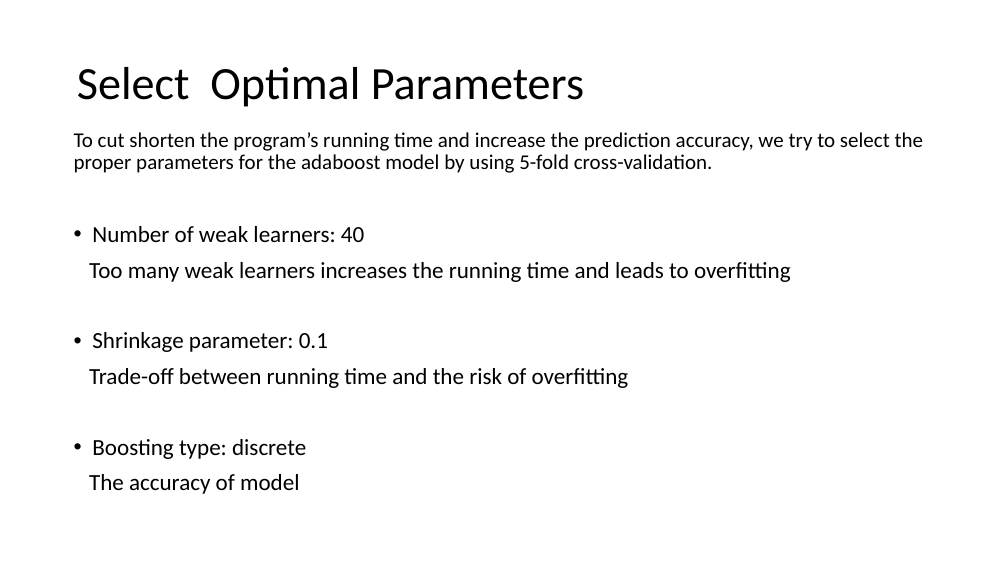
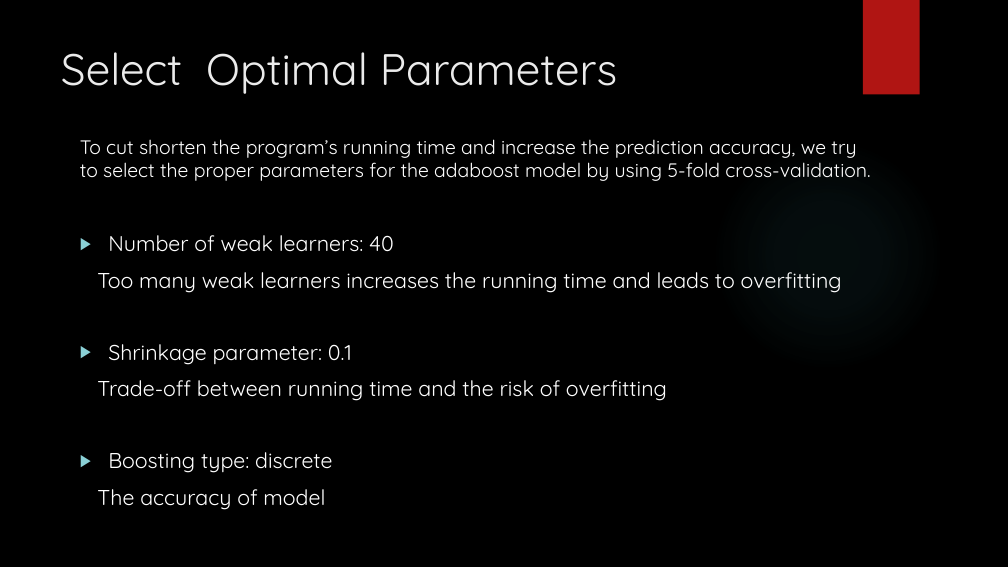
Before and after one commit to TZstatsADS/Spr2016-Proj3-Grp5, a slide deck: slide 11 of doc/presentation.pptx. Drawn at 1008x567 pixels with LibreOffice and Linux fonts; fonts in the diff are those of the drawing; background and template pictures are left out. Boxes give left, top, right and bottom in pixels: in the first picture for what was removed or moved away, otherwise in the second. Text is boxed around its words. In the diff, an @@ line names an element or a change of style, - is before the commit and + after.

```diff
--- a/doc/presentation.pptx
+++ b/doc/presentation.pptx
@@ background #FFFFFF to picture (left out) @@
@@ rectangle added at (863,0,920,95), fill #B01513 @@
@@ title "Select Optimal Parameters": place and size @@
-title "Select Optimal Parameters" at (77,67,584,107)
+title "Select Optimal Parameters" at (61,52,617,94)
@@ title "Select Optimal Parameters" at (61,52,617,94): size 44 to 42 pt, font Calibri to Quicksand, text colour #000000 to #EBEBEB; line spacing 0.9 to 1; vertical alignment middle to top @@
@@ text "To cut shorten the program’s ...": place and size @@
-text "To cut shorten the program’s ..." at (74,132,924,494)
+text "To cut shorten the program’s ..." at (80,139,870,506)
@@ text "To cut shorten the program’s ..." at (80,139,870,506): size 20 to 18.5 pt in "To cut shorten the program’s running time ..."; font Calibri to Quicksand, text colour #000000 to #FFFFFF; size 22 to 20.4 pt in "Number of weak learners: 40", "Too many weak learners increases the running ...", "Shrinkage parameter: 0.1", "Trade-off between running time and the risk ..." and 2 more places; line spacing 0.9 to 1; bullet • to ▶ @@
@@ ellipse added at (712,138,944,371), fill gradient #50B9C1 @@
```
Also in this commit, not shown: 11 other slides changed, 1 slide added, 1 slide removed, 2 other files.
